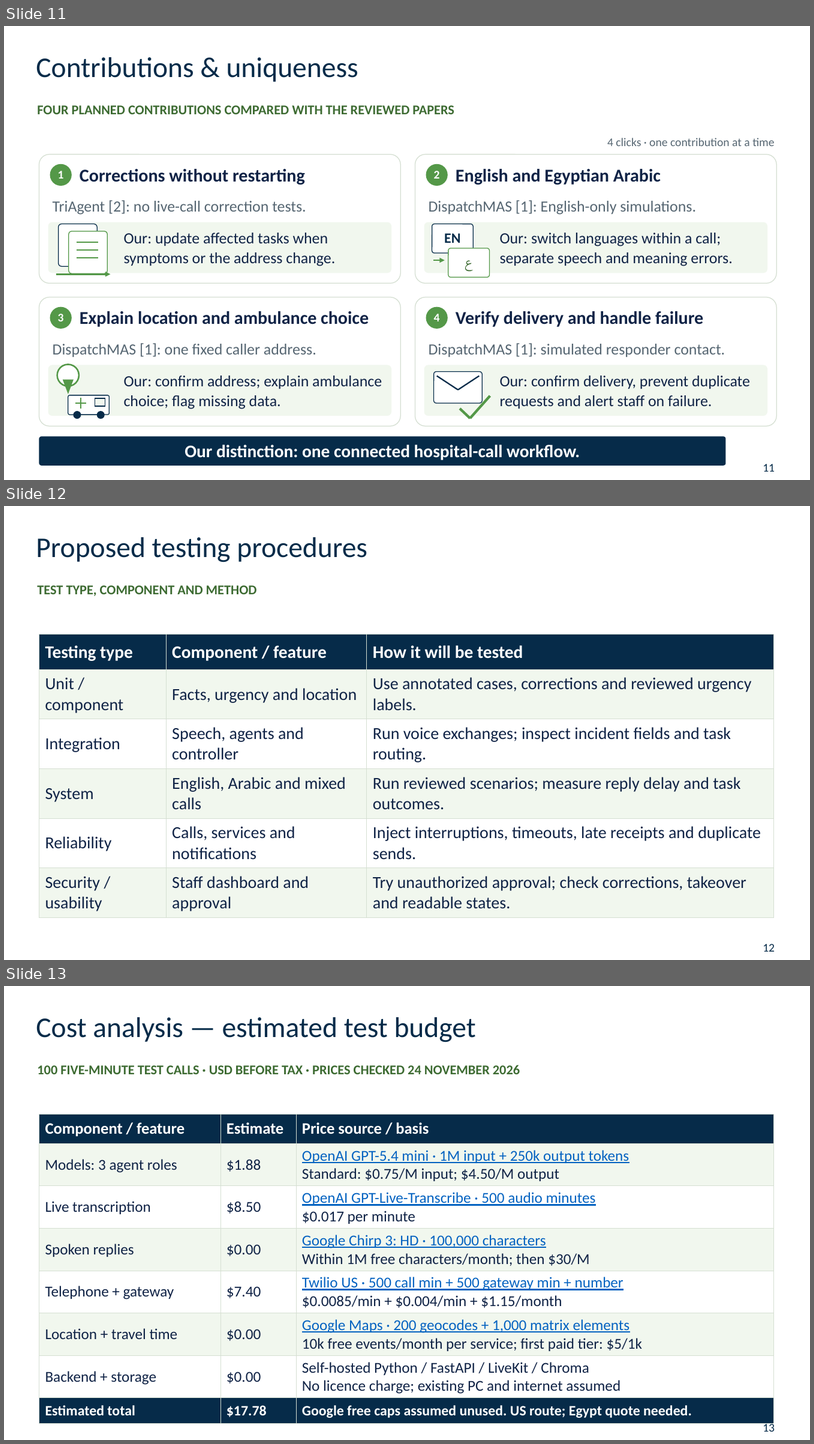
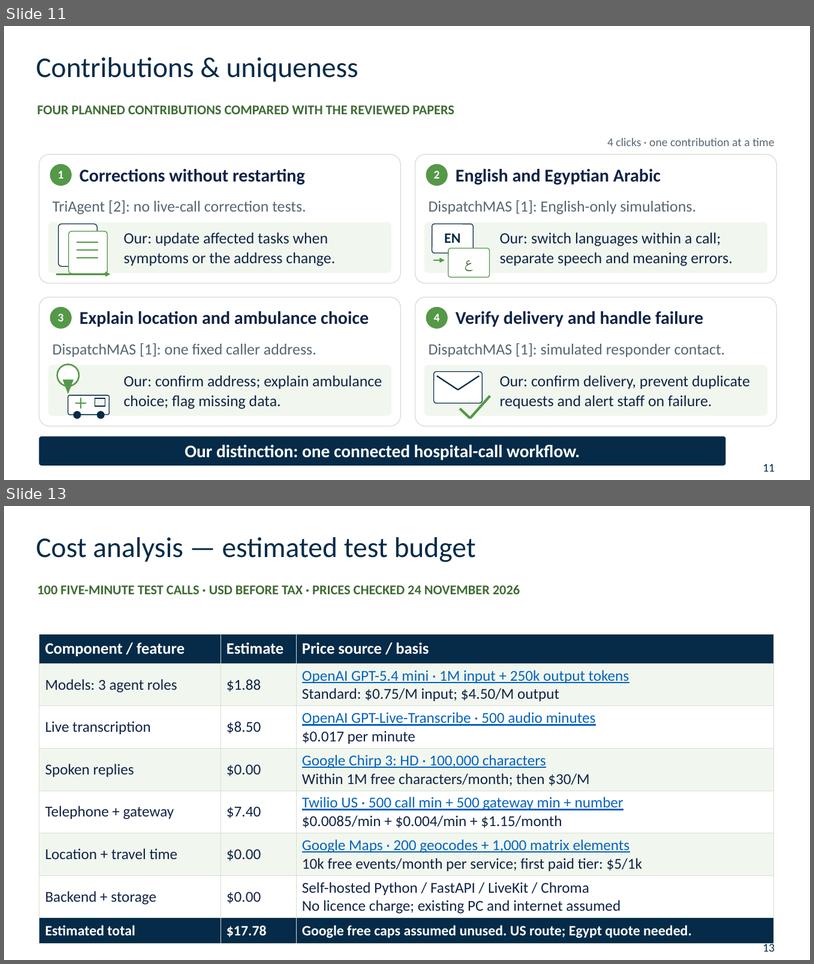
Before and after one commit to 3bdoo04/Uni-Grad, a slide deck: Review/Presentation/Uni-Grad - Midterm Presentation.pptx. Shown one above the other, each under a label of ours: slides 11, 12 and 13 before the commit, slides 11 and 13 after it; the slides between them are not shown. The pictures are 814x1444 and 814x964 pixels, drawn with LibreOffice and Linux fonts; fonts in the diff are those of the drawing; background and template pictures are left out. Boxes give left, top, right and bottom in pixels: in the first picture for what was removed or moved away, otherwise in the second. Text is boxed around its words. In the diff, an @@ line names an element or a change of style, - is before the commit and + after.

```diff
--- a/Review/Presentation/Uni-Grad - Midterm Presentation.pptx
+++ b/Review/Presentation/Uni-Grad - Midterm Presentation.pptx
@@ slide 12 removed at bbox=[4, 506, 810, 960], background #FFFFFF @@
@@ text removed at bbox=[36, 537, 368, 562] @@
-Proposed testing procedures
@@ text removed at bbox=[37, 585, 257, 596] @@
-TEST TYPE, COMPONENT AND METHOD
@@ table removed at bbox=[39, 634, 774, 918], 6 rows, 3 columns @@
-Testing type | Component / feature | How it will be tested
-Unit / component | Facts, urgency and location | Use annotated cases, corrections and reviewed urgency labels.
-Integration | Speech, agents and controller | Run voice exchanges; inspect incident fields and task routing.
-System | English, Arabic and mixed calls | Run reviewed scenarios; measure reply delay and task outcomes.
-Reliability | Calls, services and notifications | Inject interruptions, timeouts, late receipts and duplicate sends.
-Security / usability | Staff dashboard and approval | Try unauthorized approval; check corrections, takeover and readable states.
@@ text removed at bbox=[763, 943, 775, 951] @@
-12
```
Also in this commit, not shown: 1 slide added, 22 other files.
